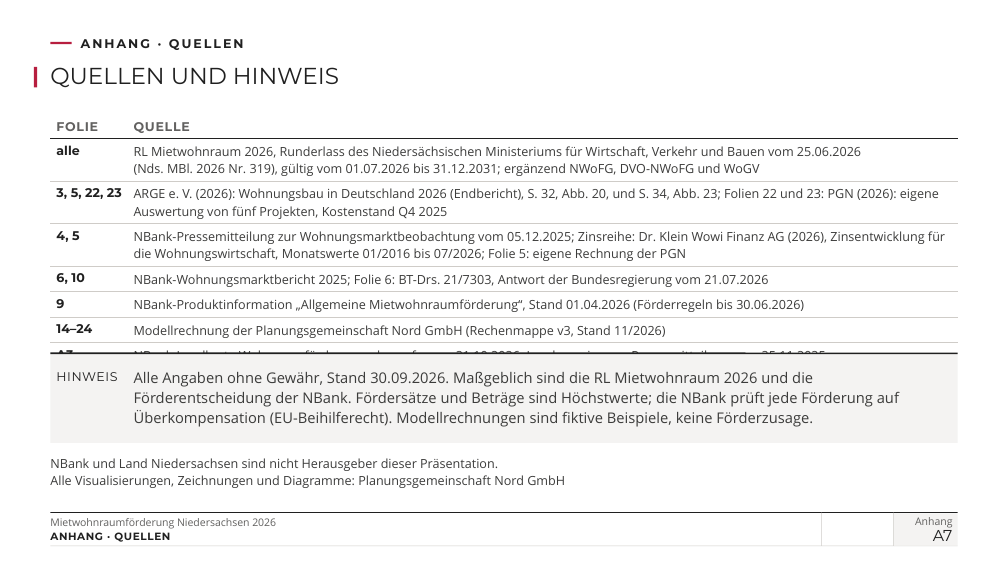
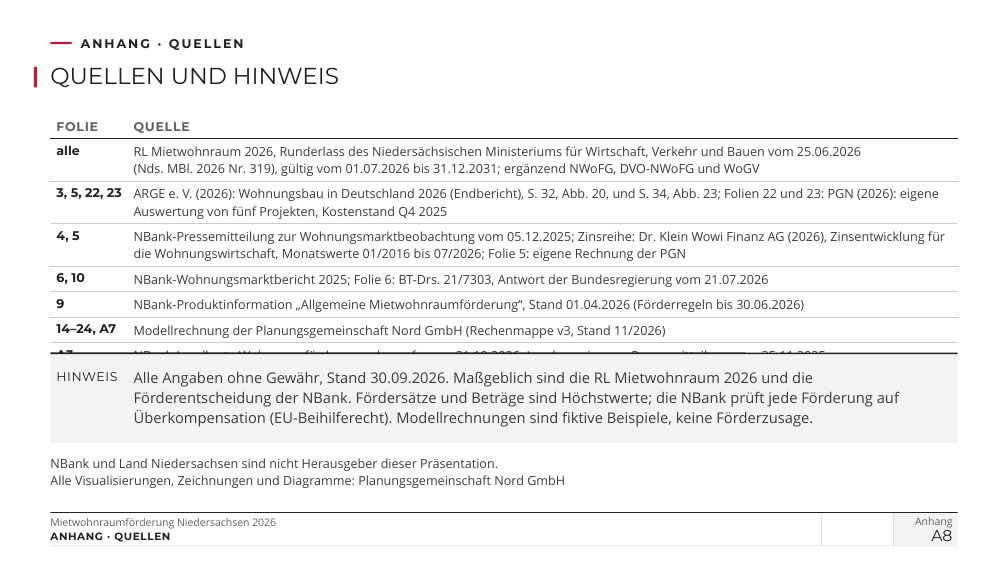
Before and after one commit to vgedaschko/NBank, a slide deck: slide 37 of praesentation/dist/PGN-Mietwohnraumfoerderung-Niedersachsen-2026-Vortrag.pptx (slide 36 before the commit). Drawn at 1008x567 pixels with LibreOffice and Linux fonts; fonts in the diff are those of the drawing; background and template pictures are left out. Boxes give left, top, right and bottom in pixels: in the first picture for what was removed or moved away, otherwise in the second. Text is boxed around its words. In the diff, an @@ line names an element or a change of style, - is before the commit and + after.

```diff
--- a/praesentation/dist/PGN-Mietwohnraumfoerderung-Niedersachsen-2026-Vortrag.pptx
+++ b/praesentation/dist/PGN-Mietwohnraumfoerderung-Niedersachsen-2026-Vortrag.pptx
@@ table at <box>51,113,958,358</box> @@
-row 7, column 1: 14–24
+row 7, column 1: 14–24, A7
@@ text at <box>931,526,952,541</box>: text changed @@
-A7
+A8
```
Also in this commit, not shown: 7 other slides changed, 1 slide added, 17 other files.
